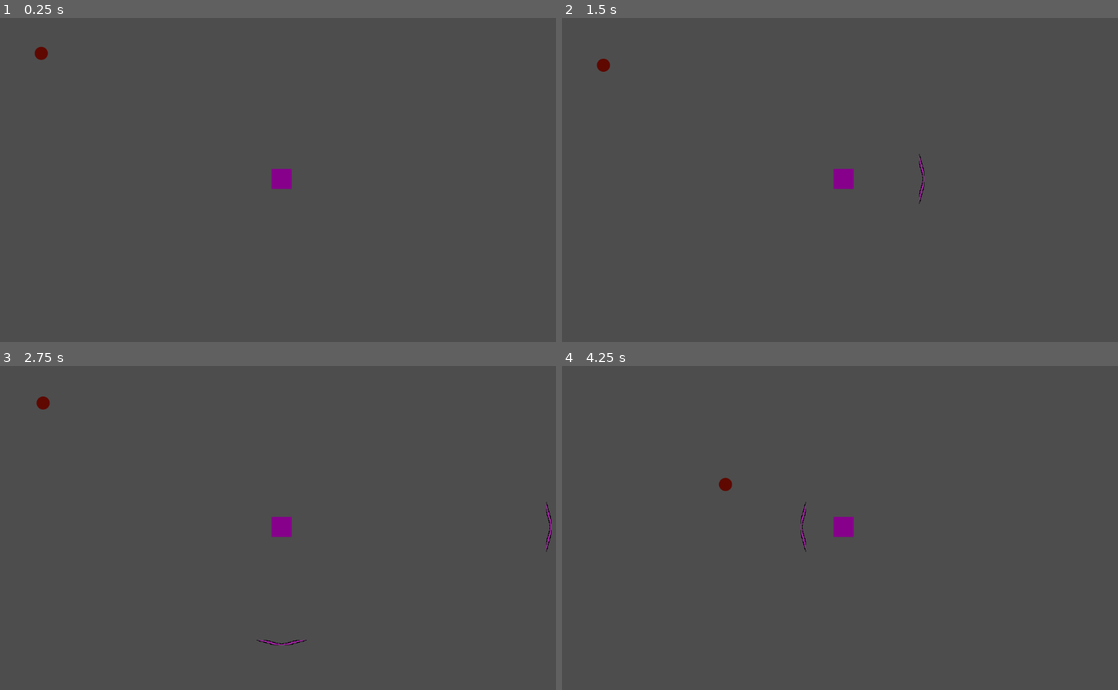
Above: before the commit, frames 1-4 (two rows, left to right).
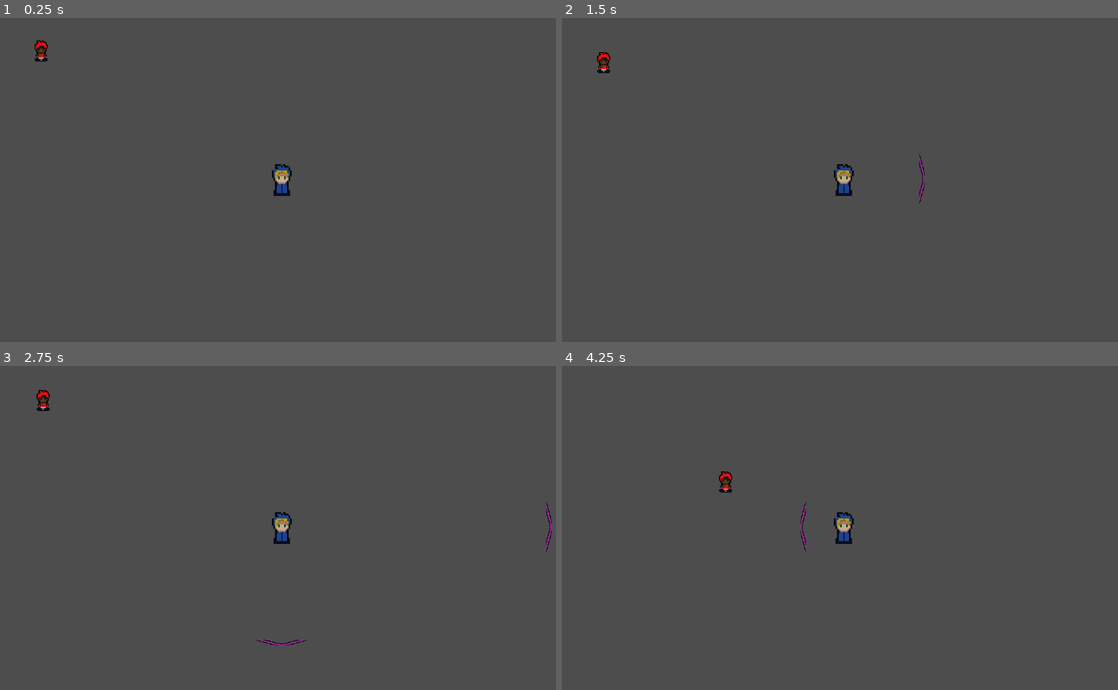
Above: after the commit, the same moments.

Repository: HendrickFS/TheRiseOfTheFool
Game: Godot game, scene res://world/world.tscn
Same seed, same stepped clock (60 frames per second), same inputs: the game is played once before the commit and once after it.
Inputs:
- Up to frame 1 (0.25 s): no input
- Up to frame 2 (1.5 s): hold Right (ui_right) 0.53-1.28 s; hold Down (ui_down) from 1.28 s (still down)
- Up to frame 3 (2.75 s): release Down (ui_down) at 2.03 s; hold Right (ui_right) from 2.03 s (still down)
- Up to frame 4 (4.25 s): release Right (ui_right) at 2.78 s; hold Up (ui_up) 2.78-3.53 s; hold Left (ui_left) from 3.53 s (still down)

The runs differ from the first frame. In frame 1, 0.5% of the frame differs, in the area x 6-53%, y 6-55%; in frame 2, 0.5%; in frame 3, 0.5%, in the area x 6-53%, y 7-55%; in frame 4, 0.5%.

Commit message:
fix enemie death and assets added

Diff:
--- a/enemy/chaser.gd
+++ b/enemy/chaser.gd
@@ -14,8 +14,11 @@
 
 	move_and_slide()
 
-func on_slash_collision():
+func death():
 	var exp_instance = exp.instantiate()
 	exp_instance.global_position = position
 	get_parent().add_child(exp_instance)
 	queue_free()
+
+func on_slash_collision():
+	pass
--- a/enemy/chaser.tscn
+++ b/enemy/chaser.tscn
@@ -1,6 +1,7 @@
-[gd_scene load_steps=4 format=3 uid="uid://c5sgcn4tdk74a"]
+[gd_scene load_steps=5 format=3 uid="uid://c5sgcn4tdk74a"]
 
 [ext_resource type="Script" path="res://enemy/chaser.gd" id="1_cl04m"]
+[ext_resource type="Texture2D" uid="uid://b2mf8d5qy5i8j" path="res://enemy/assets/Saci.png" id="2_v6edm"]
 
 [sub_resource type="StyleBoxFlat" id="StyleBoxFlat_pdavc"]
 bg_color = Color(0.368627, 0.0313726, 0, 1)
@@ -9,15 +10,16 @@
 corner_radius_bottom_right = 25
 corner_radius_bottom_left = 25
 
-[sub_resource type="CircleShape2D" id="CircleShape2D_nbd42"]
-radius = 13.0
+[sub_resource type="RectangleShape2D" id="RectangleShape2D_h3026"]
+size = Vector2(26, 42)
 
 [node name="chaser" type="CharacterBody2D"]
 collision_layer = 4
-collision_mask = 6
+collision_mask = 14
 script = ExtResource("1_cl04m")
 
 [node name="PanelContainer" type="PanelContainer" parent="."]
+visible = false
 anchors_preset = 15
 anchor_right = 1.0
 anchor_bottom = 1.0
@@ -29,5 +31,14 @@
 grow_vertical = 2
 theme_override_styles/panel = SubResource("StyleBoxFlat_pdavc")
 
+[node name="Sprite2D" type="Sprite2D" parent="."]
+texture_filter = 1
+position = Vector2(-1, -22)
+scale = Vector2(2, 2)
+texture = ExtResource("2_v6edm")
+hframes = 2
+vframes = 2
+
 [node name="CollisionShape2D" type="CollisionShape2D" parent="."]
-shape = SubResource("CircleShape2D_nbd42")
+position = Vector2(0, -5)
+shape = SubResource("RectangleShape2D_h3026")
--- a/player/attacks/slash.gd
+++ b/player/attacks/slash.gd
@@ -25,4 +25,5 @@
 
 func _on_body_entered(body):
 	emit_signal("slash_collision")
+	body.death()
 	queue_free()
--- a/player/player.tscn
+++ b/player/player.tscn
@@ -1,9 +1,10 @@
-[gd_scene load_steps=3 format=3 uid="uid://dn26busx8rdxi"]
+[gd_scene load_steps=4 format=3 uid="uid://dn26busx8rdxi"]
 
 [ext_resource type="Script" path="res://player/player.gd" id="1_jimce"]
+[ext_resource type="Texture2D" uid="uid://bg80tdih4bge3" path="res://player/assets/player.png" id="2_f81jk"]
 
 [sub_resource type="RectangleShape2D" id="RectangleShape2D_n2n8a"]
-size = Vector2(40, 40)
+size = Vector2(39, 63)
 
 [node name="player" type="CharacterBody2D"]
 collision_layer = 2
@@ -11,11 +12,20 @@
 script = ExtResource("1_jimce")
 
 [node name="ColorRect" type="ColorRect" parent="."]
+visible = false
 offset_left = -20.0
 offset_top = -20.0
 offset_right = 20.0
 offset_bottom = 20.0
 color = Color(0.52549, 0, 0.545098, 1)
 
+[node name="Sprite2D" type="Sprite2D" parent="."]
+texture_filter = 1
+position = Vector2(-1, -23)
+scale = Vector2(3, 3)
+texture = ExtResource("2_f81jk")
+vframes = 6
+
 [node name="CollisionShape2D" type="CollisionShape2D" parent="."]
+position = Vector2(0.5, 2.5)
 shape = SubResource("RectangleShape2D_n2n8a")
Binary file added: enemy/assets/Boto.png
Not shown, added: enemy/assets/Boto.png.import
Binary file added: enemy/assets/Curupira.png
Not shown, added: enemy/assets/Curupira.png.import
Binary file added: enemy/assets/Saci.png
Not shown, added: enemy/assets/Saci.png.import
Binary file added: player/assets/player.png
Not shown, added: player/assets/player.png.import
